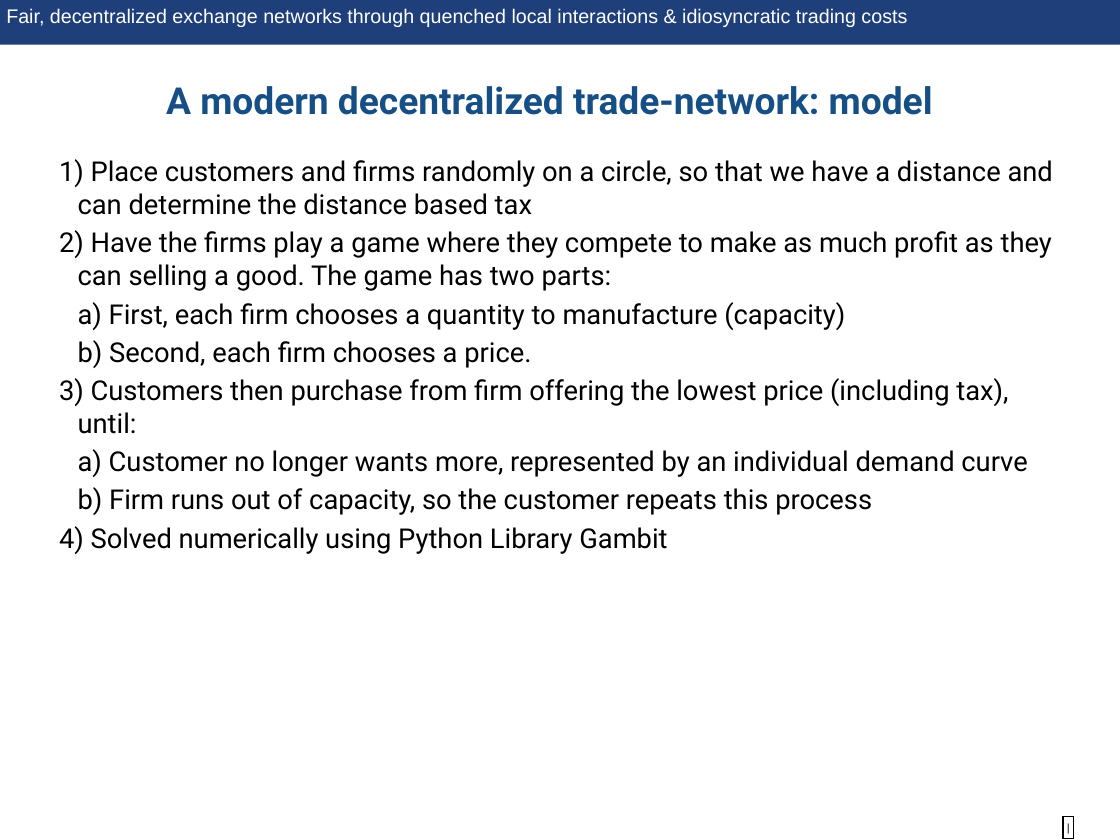
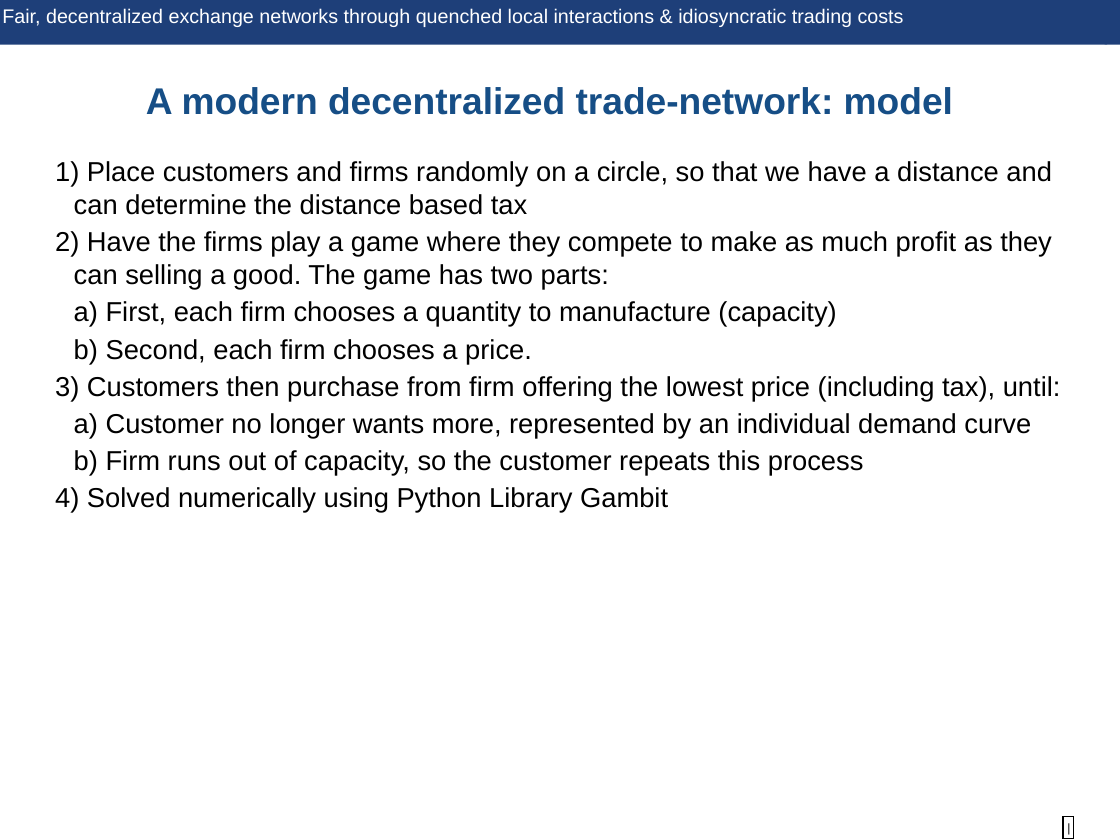
Before and after one commit to nate9799/KrepsScheinkmanModel, a slide deck: slide 6 of writing/presentations/decentralization_tax_presentation.pptx. Drawn at 1120x840 pixels with LibreOffice and Linux fonts; fonts in the diff are those of the drawing. Boxes give left, top, right and bottom in pixels: in the first picture for what was removed or moved away, otherwise in the second. Text is boxed around its words. In the diff, an @@ line names an element or a change of style, - is before the commit and + after.

```diff
--- a/writing/presentations/decentralization_tax_presentation.pptx
+++ b/writing/presentations/decentralization_tax_presentation.pptx
@@ text "Fair, decentralized exchange networks through ...": place and size @@
-text "Fair, decentralized exchange networks through ..." at box(0, 0, 1120, 45)
+text "Fair, decentralized exchange networks through ..." at box(2, 8, 904, 27)
@@ text "Fair, decentralized exchange networks through ..." at box(2, 8, 904, 27): fill #1E3F79 to none @@
@@ rectangle added at box(0, 0, 1120, 45), fill #1E3F79 @@
@@ text "A modern decentralized trade-network: model" at box(146, 87, 953, 115): font Roboto to Arial @@
@@ text "Place customers and firms randomly ..." at box(74, 161, 1061, 513): font Roboto to Arial; less space between paragraphs @@
```
Also in this commit, not shown: 11 other slides changed, 2 slides added, 2 slides removed, 3 other files.
